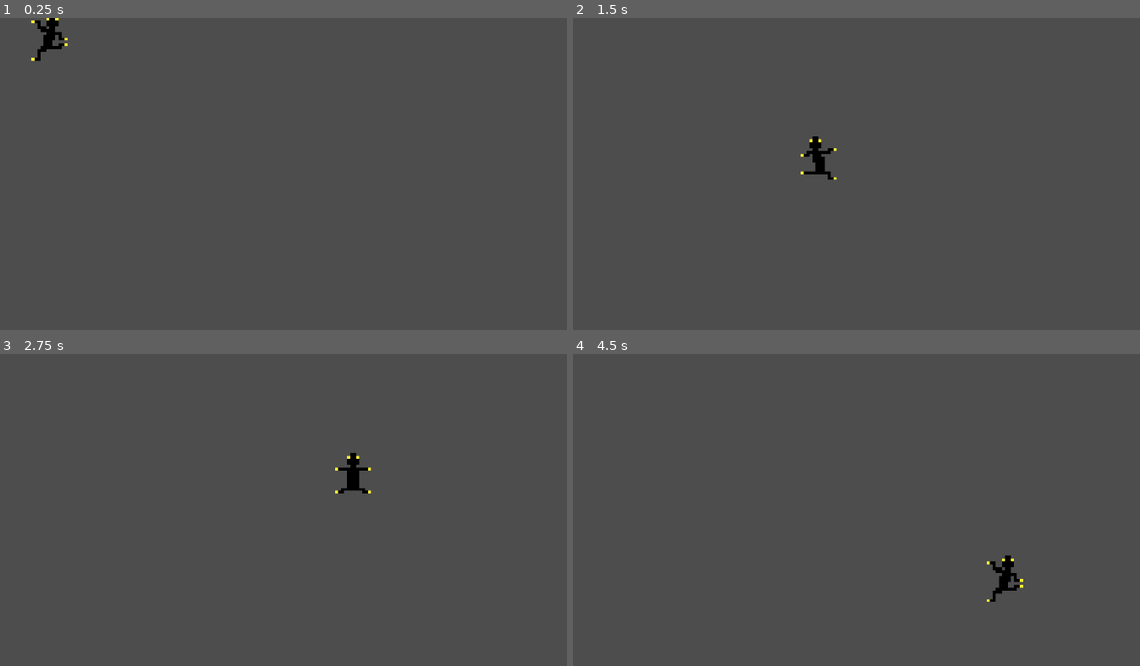
Above: before the commit, frames 1-4 (two rows, left to right).
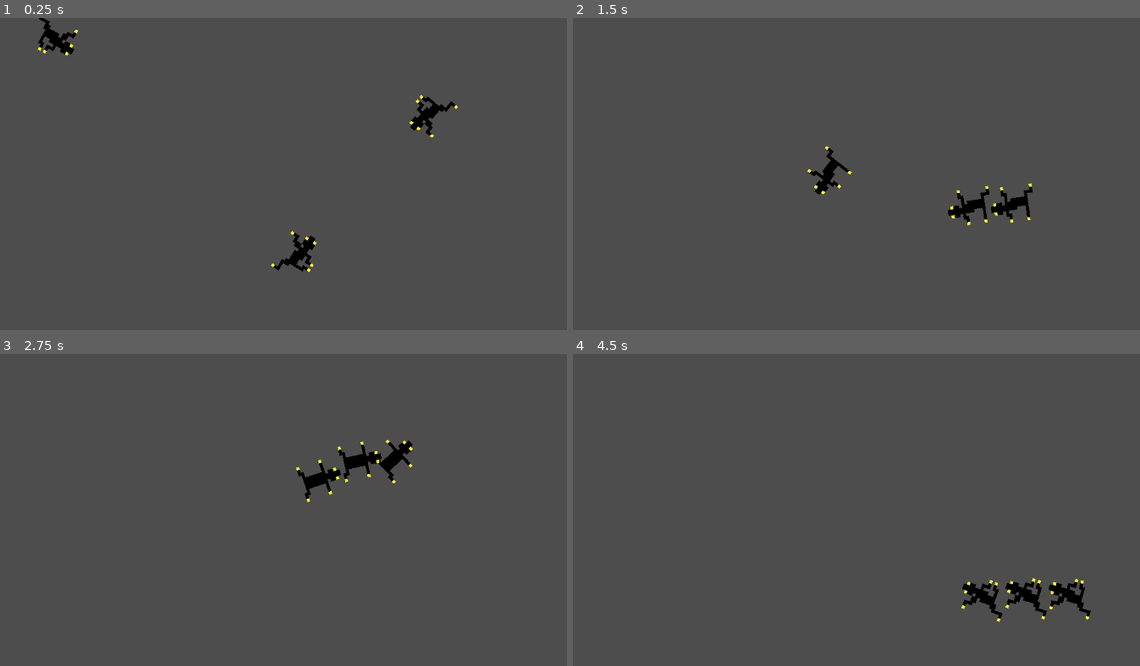
Above: after the commit, the same moments.

Repository: AnthonyDeSantiago/SPACE
Game: Godot game, scene res://Scenes/ad_test_level.tscn
Same seed, same stepped clock (60 frames per second), same inputs: the game is played once before the commit and once after it. This scene is started directly instead of the project's main scene.
Inputs (mouse positions are in pixels of both pictures, inside the frame that each line leads up to):
- Up to frame 1 (0.25 s): no input
- Up to frame 2 (1.5 s): move the mouse to (1060, 189) at 0.52 s; move the mouse to (777, 227) at 1.27 s
- Up to frame 3 (2.75 s): move the mouse to (408, 460) at 2.02 s
- Up to frame 4 (4.5 s): move the mouse to (879, 619) at 2.77 s; move the mouse to (1111, 600) at 3.52 s; move the mouse to (709, 488) at 4.27 s

The runs differ from the first frame. In frame 1, 1.1% of the frame differs, in the area x 5-81%, y 0-82%; in frame 2, 1.2%; in frame 3, 1.2%; in frame 4, 1.3%, in the area x 68-92%, y 64-86%.

Commit message:
Got lil guy to rotate correctly

Diff:
--- a/Scenes/Component_Enemy_Movement.tscn
+++ b/Scenes/Component_Enemy_Movement.tscn
@@ -1,7 +1,8 @@
-[gd_scene load_steps=13 format=3 uid="uid://buq114rp88l88"]
+[gd_scene load_steps=14 format=3 uid="uid://buq114rp88l88"]
 
 [ext_resource type="Script" path="res://Scripts/Component_Enemy_Movement.gd" id="1_6kpjf"]
 [ext_resource type="Texture2D" uid="uid://cvlxryj3nj4ge" path="res://Art/lil_guy-Sheet.png" id="2_ku0km"]
+[ext_resource type="Script" path="res://Scenes/Marker2D.gd" id="2_nm5p6"]
 
 [sub_resource type="RectangleShape2D" id="RectangleShape2D_k3st1"]
 size = Vector2(67, 83)
@@ -78,8 +79,12 @@
 position = Vector2(-3.5, -15.5)
 shape = SubResource("RectangleShape2D_k3st1")
 
-[node name="AnimatedSprite2D" type="AnimatedSprite2D" parent="."]
+[node name="Marker2D" type="Marker2D" parent="."]
+script = ExtResource("2_nm5p6")
+
+[node name="AnimatedSprite2D" type="AnimatedSprite2D" parent="Marker2D"]
 position = Vector2(-3, -15.5)
+rotation = 1.5708
 scale = Vector2(5.125, 4.9375)
 sprite_frames = SubResource("SpriteFrames_bkqq6")
 animation = &"run"
--- /dev/null
+++ b/Scenes/Marker2D.gd
@@ -0,0 +1,6 @@
+extends Marker2D
+
+
+# Called every frame. 'delta' is the elapsed time since the previous frame.
+func _process(delta):
+	look_at(get_global_mouse_position())
--- a/Scenes/ad_test_level.tscn
+++ b/Scenes/ad_test_level.tscn
@@ -5,3 +5,9 @@
 [node name="AD_Test_Level" type="Node2D"]
 
 [node name="Component_Enemy_Movement" parent="." instance=ExtResource("2_f0ptg")]
+
+[node name="Component_Enemy_Movement2" parent="." instance=ExtResource("2_f0ptg")]
+position = Vector2(782, 78)
+
+[node name="Component_Enemy_Movement3" parent="." instance=ExtResource("2_f0ptg")]
+position = Vector2(471, 496)
--- a/Scripts/Component_Enemy_Movement.gd
+++ b/Scripts/Component_Enemy_Movement.gd
@@ -4,7 +4,7 @@
 @export var health = 100
 
 @onready var target = position
-@onready var anim = get_node("AnimatedSprite2D")
+@onready var anim = get_node("Marker2D/AnimatedSprite2D")
 
 func _physics_process(delta):
 	anim.play("run")
